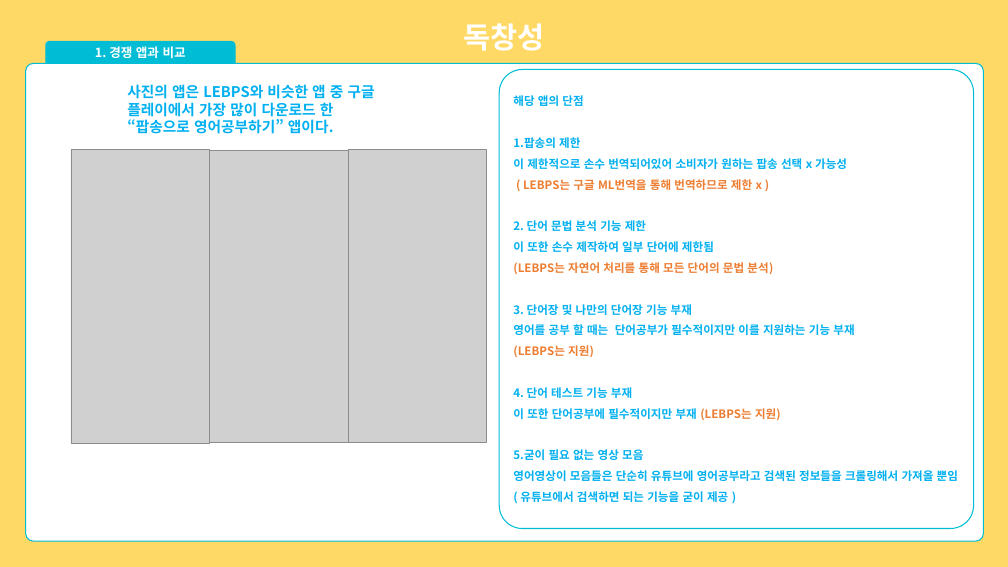
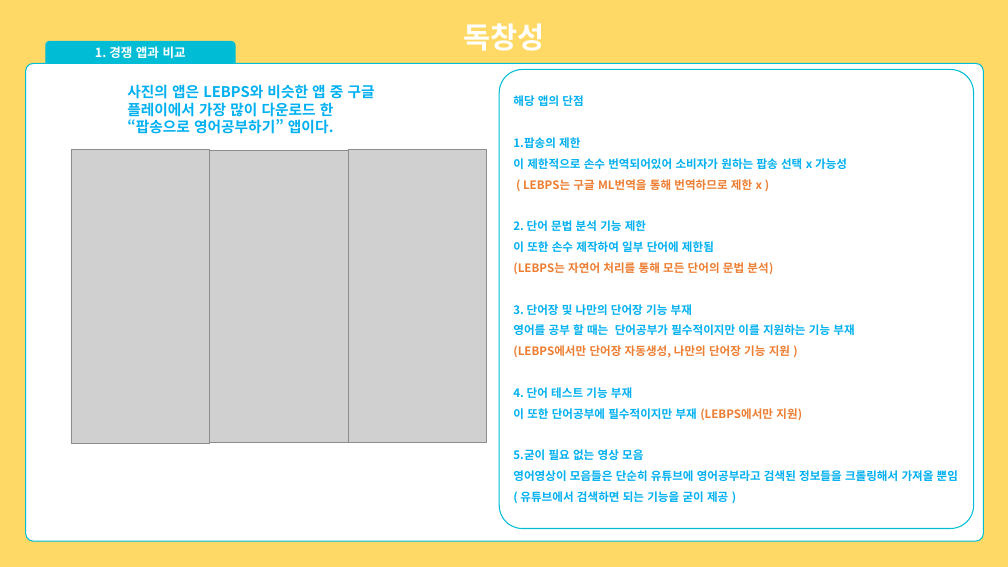
Before and after one commit to osam2019/APP_LEBPS_solo, a slide deck: slide 13 of APP_LEBPS_solo.pptx. Drawn at 1008x567 pixels with LibreOffice and Linux fonts; fonts in the diff are those of the drawing; grey boxes stand for pictures. Boxes give left, top, right and bottom in pixels: in the first picture for what was removed or moved away, otherwise in the second. Text is boxed around its words. In the diff, an @@ line names an element or a change of style, - is before the commit and + after.

```diff
--- a/APP_LEBPS_solo.pptx
+++ b/APP_LEBPS_solo.pptx
@@ text in rounded rectangle at bbox=[513, 345, 790, 358]: text changed @@
-(LEBPS는 지원)
+(LEBPS에서만 단어장 자동생성, 나만의 단어장 기능 지원 )
@@ text in rounded rectangle at bbox=[513, 408, 802, 420]: text changed @@
-이 또한 단어공부에 필수적이지만 부재 (LEBPS는 지원)
+이 또한 단어공부에 필수적이지만 부재 (LEBPS에서만 지원)
```
Also in this commit, not shown: 2 other slides changed.
